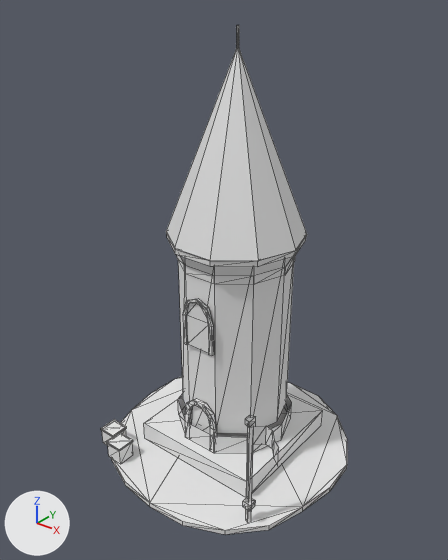
Renders of the glTF model sample_project/assets/3d/buildings/ottomans/watch_tower.glb from each side of a commit.
Rendered twice from a 50 mm camera at (4.78, -6.13, 6.56) aimed at (-0.01, -0.15, 2.85). Lighting does not change. The marker at lower left points along +X, +Y and +Z. The picture after the commit comes second. Mesh edges are drawn as thin lines. Vertices at exactly the same position are counted once.

The first picture shows 'ottomans_watch_tower'.
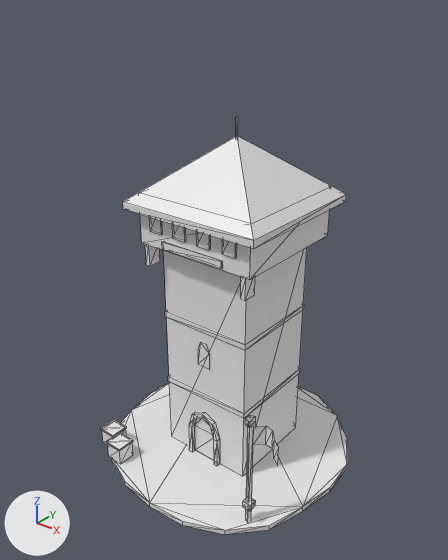
Patch to the scene script:
```diff
--- a/sample_project/assets/3d/buildings/ottomans/watch_tower.glb.py
+++ b/sample_project/assets/3d/buildings/ottomans/watch_tower.glb.py
@@ me_ottomans_watch_tower @@
-me_ottomans_watch_tower.from_pydata(...)  # 277 vertices, 346 faces; spans x -1.75..1.8, y -1.8..1.77, z 0.0..6.07
+me_ottomans_watch_tower.from_pydata(...)  # 250 vertices, 320 faces; spans x -1.75..1.8, y -1.8..1.77, z 0.0..5.01
+# me_ottomans_watch_tower part 1: the loose piece of 8 vertices spanning x -1.0..1.0, y -0.9..1.1, z 0.08..0.38 is scaled about its middle by (0.7, 0.7, 11), then moved by (0.0, 0.0, 1.5)
+# me_ottomans_watch_tower part 2: the loose piece of 8 vertices spanning x -1.0..1.0, y -0.9..1.1, z 0.08..0.38 is copied, and the copy is scaled about its middle by (0.715, 0.715, 0.267), then moved by (0.0, 0.0, 0.95), in mat_pe_stonebrick (white #e7e7e7); it spans x -0.71..0.71, y -0.62..0.81, z 1.14..1.22
+# me_ottomans_watch_tower part 3: the loose piece of 8 vertices spanning x -1.0..1.0, y -0.9..1.1, z 0.08..0.38 is copied, and the copy is scaled about its middle by (0.715, 0.715, 0.267), then moved by (0.0, 0.0, 2.05), in mat_pe_stonebrick (white #e7e7e7); it spans x -0.71..0.71, y -0.62..0.81, z 2.24..2.32
+# me_ottomans_watch_tower part 4: the loose piece of 8 vertices spanning x -1.14..-0.86, y -1.54..-1.26, z 0.34..0.37 is copied, and the copy is scaled about its middle by (0.714, 0.107, 11.7), then moved by (0.4, 0.59, 3.43), in mat_pe_window (white #e7e7e7); it spans x -0.7..-0.5, y -0.82..-0.8, z 3.61..3.95
+# me_ottomans_watch_tower part 5: the loose piece of 8 vertices spanning x -1.0..1.0, y -0.9..1.1, z 0.08..0.38 is copied, and the copy is scaled about its middle by (0.1, 0.015, 1.17), then moved by (-0.2, -0.91, 3.55), in mat_pe_window (white #e7e7e7); it spans x -0.3..-0.1, y -0.82..-0.8, z 3.61..3.95
+# me_ottomans_watch_tower part 6: the loose piece of 8 vertices spanning x -1.0..1.0, y -0.9..1.1, z 0.08..0.38 is copied, and the copy is scaled about its middle by (0.1, 0.015, 1.17), then moved by (0.2, -0.91, 3.55), in mat_pe_window (white #e7e7e7); it spans x 0.1..0.3, y -0.82..-0.8, z 3.61..3.95
+# me_ottomans_watch_tower part 7: the loose piece of 8 vertices spanning x 1.19..1.31, y -1.26..-1.14, z 0.33..0.43 is copied, and the copy is scaled about its middle by (1.67, 0.25, 3.5), then moved by (-0.65, 0.39, 3.4), in mat_pe_window (white #e7e7e7); it spans x 0.5..0.7, y -0.82..-0.8, z 3.61..3.95
+# me_ottomans_watch_tower part 8: the loose piece of 8 vertices spanning x -1.0..1.0, y -0.9..1.1, z 0.08..0.38 is copied, and the copy is scaled about its middle by (0.9, 0.9, 2.33), then moved by (0.0, 0.0, 3.5), in mat_pe_wooddark (white #e7e7e7); it spans x -0.9..0.9, y -0.8..1.0, z 3.38..4.08
+# me_ottomans_watch_tower part 9: the loose piece of 8 vertices spanning x -1.14..-0.86, y -1.54..-1.26, z 0.34..0.37 is copied, and the copy is scaled about its middle by (0.25, 0.714, 10), then moved by (0.2, 0.7, 2.88); it spans x -0.83..-0.76, y -0.8..-0.6, z 3.08..3.38
+# me_ottomans_watch_tower part 10: the loose piece of 8 vertices spanning x 1.19..1.31, y -1.26..-1.14, z 0.33..0.43 is copied, and the copy is scaled about its middle by (0.583, 1.67, 3), then moved by (-0.45, 0.5, 2.85), in mat_pe_wooddark (white #e7e7e7); it spans x 0.76..0.83, y -0.8..-0.6, z 3.08..3.38
+# me_ottomans_watch_tower part 11: the loose piece of 8 vertices spanning x -1.0..1.0, y -0.9..1.1, z 0.08..0.38 is copied, and the copy is scaled about its middle by (0.49, 0.015, 0.333), then moved by (0.0, -0.92, 3.23), in mat_team_trim (white #e7e7e7); it spans x -0.49..0.49, y -0.83..-0.8, z 3.41..3.51
+# me_ottomans_watch_tower part 12: the loose piece of 8 vertices spanning x -0.02..0.02, y 0.08..0.12, z 5.82..6.07 is scaled about its middle by (1, 1, 1.12), then moved by (0.0, 0.0, -1.08)
+# me_ottomans_watch_tower part 13: the loose piece of 11 vertices spanning x -0.96..0.96, y -0.81..1.01, z 3.46..5.86 is rebuilt with 10 vertices and now spans x -1.05..1.05, y -0.95..1.15, z 3.81..4.78
+# me_ottomans_watch_tower part 14: a new loose piece of 28 vertices spanning x -0.27..0.27, y -0.67..-0.6, z 0.08..0.89
+# me_ottomans_watch_tower part 15: the loose piece of 28 vertices spanning x -0.25..0.25, y -0.74..-0.7, z 2.03..2.8 is deleted
+# me_ottomans_watch_tower part 16: the loose piece of 20 vertices spanning x -0.82..0.82, y -0.68..0.88, z 3.08..3.2 is deleted
+# me_ottomans_watch_tower part 17: the loose piece of 20 vertices spanning x -0.94..0.94, y -0.8..1.0, z 3.38..3.46 is deleted
+# me_ottomans_watch_tower part 18: 72 vertices removed from x -0.88..0.88, y -0.74..0.94, z 0.38..3.38; 6 vertices added at x -0.11..0.11, y -0.61, z 1.68..2.06
 me_ottomans_watch_tower.materials.append(mat_pe_dirt)
 me_ottomans_watch_tower.materials.append(mat_pe_stonewarm)
-me_ottomans_watch_tower.materials.append(mat_pe_plastercream)  # white #e7e7e7
 me_ottomans_watch_tower.materials.append(mat_pe_wooddark)
@@ me_ottomans_watch_tower @@
 me_ottomans_watch_tower.materials.append(mat_pe_woodlight)
+me_ottomans_watch_tower.materials.append(mat_pe_stonebrick)  # white #e7e7e7
```

Pixel boxes (x1, y1, x2, y2) of what changed, in the pictures (448 x 560 px; the box of a moved part takes in the faces that stretch with it):
'ottomans_watch_tower', reshaped (18% shorter): before (101, 25, 347, 534); after (101, 117, 347, 534)
part 1 of me_ottomans_watch_tower, moved or reshaped: before (144, 395, 323, 497); after (163, 247, 307, 476)
part 2 of me_ottomans_watch_tower, added: after (168, 367, 301, 418)
part 3 of me_ottomans_watch_tower, added: after (165, 304, 305, 350)
part 4 of me_ottomans_watch_tower, added: after (149, 217, 163, 235)
part 5 of me_ottomans_watch_tower, added: after (172, 224, 186, 242)
part 6 of me_ottomans_watch_tower, added: after (196, 231, 211, 250)
part 7 of me_ottomans_watch_tower, added: after (222, 239, 237, 258)
part 8 of me_ottomans_watch_tower, added: after (140, 209, 330, 279)
part 9 of me_ottomans_watch_tower, added: after (145, 244, 160, 266)
part 10 of me_ottomans_watch_tower, added: after (241, 277, 255, 300)
part 11 of me_ottomans_watch_tower, added: after (162, 241, 223, 269)
part 12 of me_ottomans_watch_tower, moved or reshaped: before (237, 25, 239, 48); after (236, 117, 238, 137)
part 13 of me_ottomans_watch_tower, rebuilt (58% wider, 47% shorter): before (166, 48, 307, 261); after (123, 137, 346, 249)
part 14 of me_ottomans_watch_tower, added: after (189, 412, 220, 466)
part 15 of me_ottomans_watch_tower, deleted: before (183, 298, 214, 356)
part 16 of me_ottomans_watch_tower, deleted: before (177, 255, 296, 284)
part 17 of me_ottomans_watch_tower, deleted: before (167, 236, 306, 267)
part 18 of me_ottomans_watch_tower, reshaped: before (178, 256, 294, 454); after (198, 342, 210, 370)
